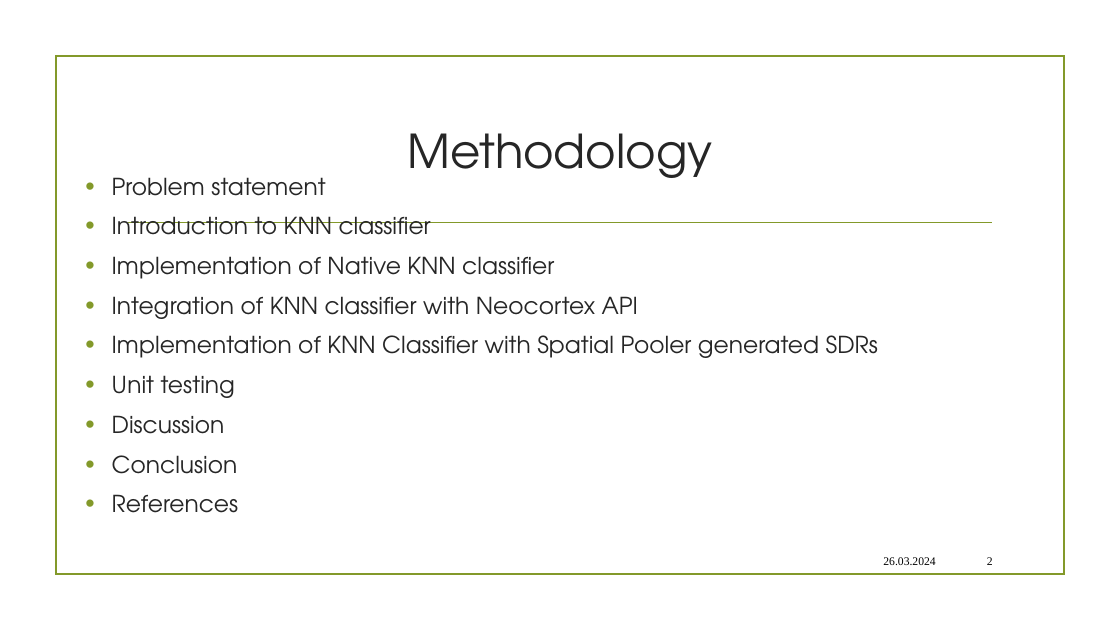
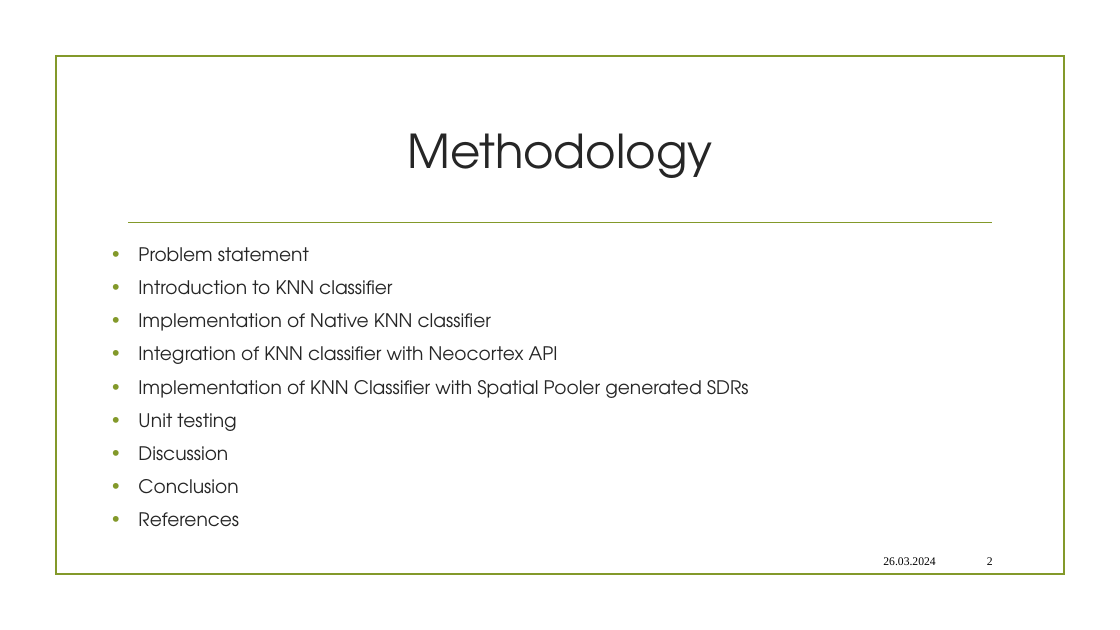
Before and after one commit to Fahad-Jabbar/neocortexapi, a slide deck: slide 2 of source/MySEProject/Documentation/Implement_the_KNN__Classifier_KNN_Quest.pptx. Drawn at 1120x630 pixels with LibreOffice and Linux fonts; fonts in the diff are those of the drawing; background and template pictures are left out. Boxes give left, top, right and bottom in pixels: in the first picture for what was removed or moved away, otherwise in the second. Text is boxed around its words. In the diff, an @@ line names an element or a change of style, - is before the commit and + after.

```diff
--- a/source/MySEProject/Documentation/Implement_the_KNN__Classifier_KNN_Quest.pptx
+++ b/source/MySEProject/Documentation/Implement_the_KNN__Classifier_KNN_Quest.pptx
@@ text "Problem statement" moved from (x1=112, y1=177, x2=878, y2=513) to (x1=138, y1=247, x2=749, y2=527) @@
@@ text "Problem statement" at (x1=138, y1=247, x2=749, y2=527): size 20 to 16 pt @@
```
Also in this commit, not shown: 1 other slide changed.
